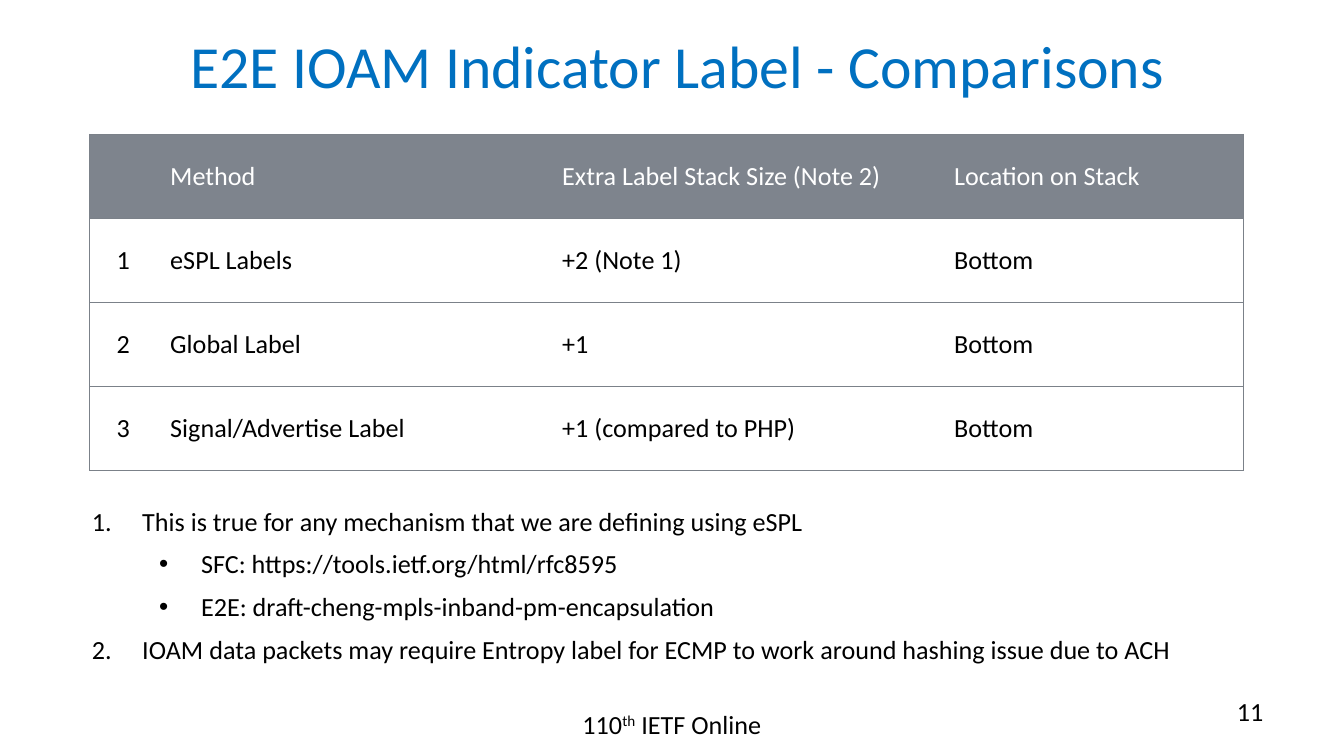
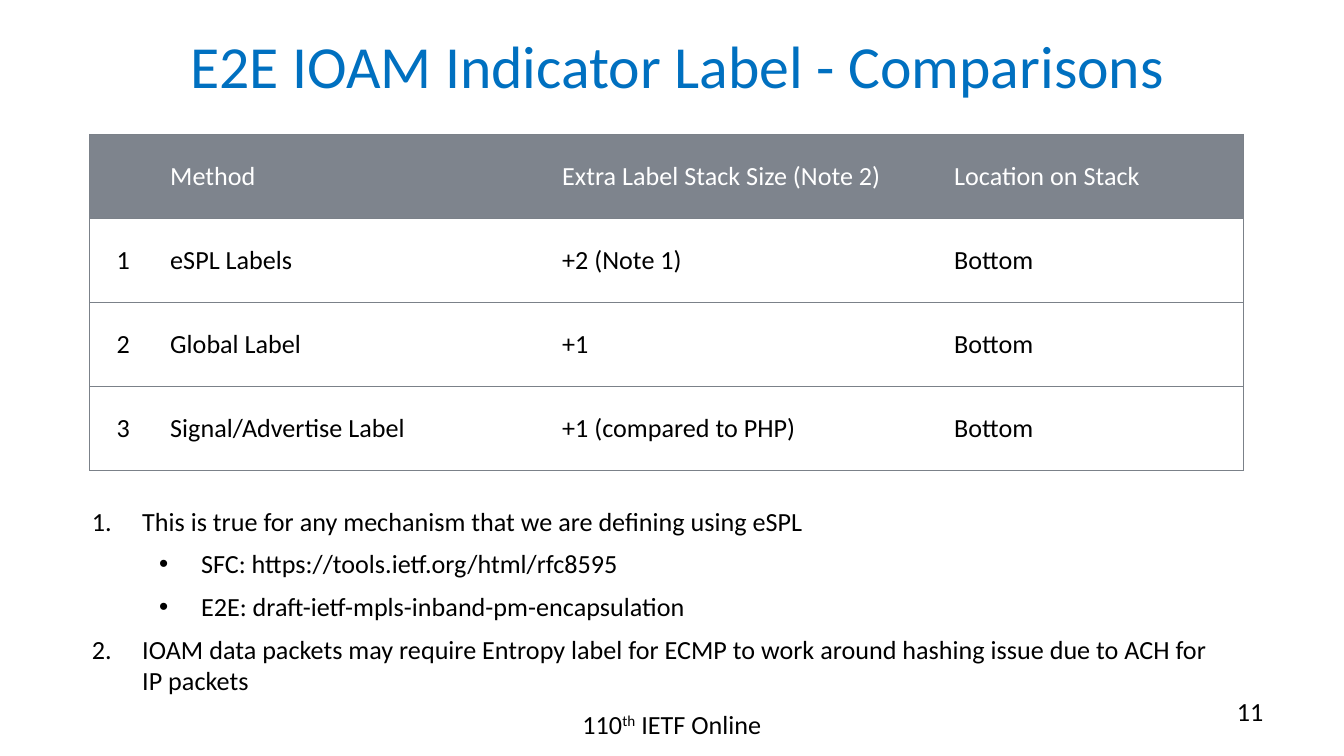
Before and after one commit to rakgandhi/ietf-slides, a slide deck: slide 11 of draft-gandhi-mpls-ioam-sr-05.pptx. Drawn at 1344x756 pixels with LibreOffice and Linux fonts; fonts in the diff are those of the drawing. Boxes give left, top, right and bottom in pixels: in the first picture for what was removed or moved away, otherwise in the second. Text is boxed around its words. In the diff, an @@ line names an element or a change of style, - is before the commit and + after.

```diff
--- a/draft-gandhi-mpls-ioam-sr-05.pptx
+++ b/draft-gandhi-mpls-ioam-sr-05.pptx
@@ text at (142,598,1206,695): text changed @@
-  • E2E: draft-cheng-mpls-inband-pm-encapsulation
-2. IOAM data packets may require Entropy label for ECMP to work around hashing issue due to ACH
+  • E2E: draft-ietf-mpls-inband-pm-encapsulation
+2. IOAM data packets may require Entropy label for ECMP to work around hashing issue due to ACH for IP packets
```
Also in this commit, not shown: 19 other slides changed, 1 slide removed, 5 other files.
